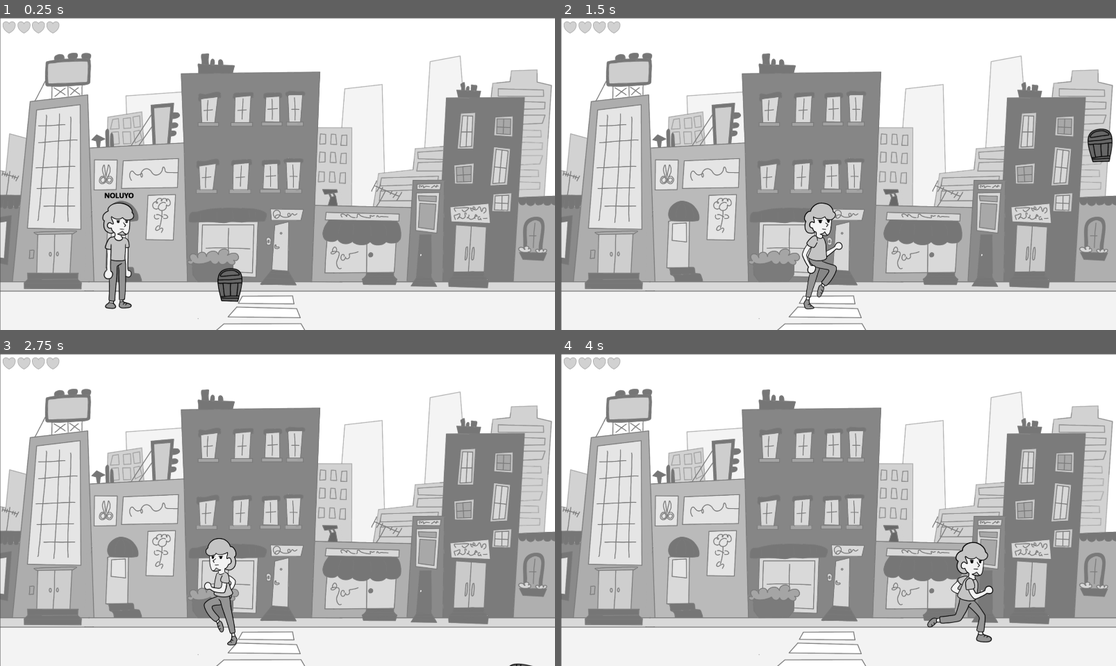
Above: before the commit, frames 1-4 (two rows, left to right).
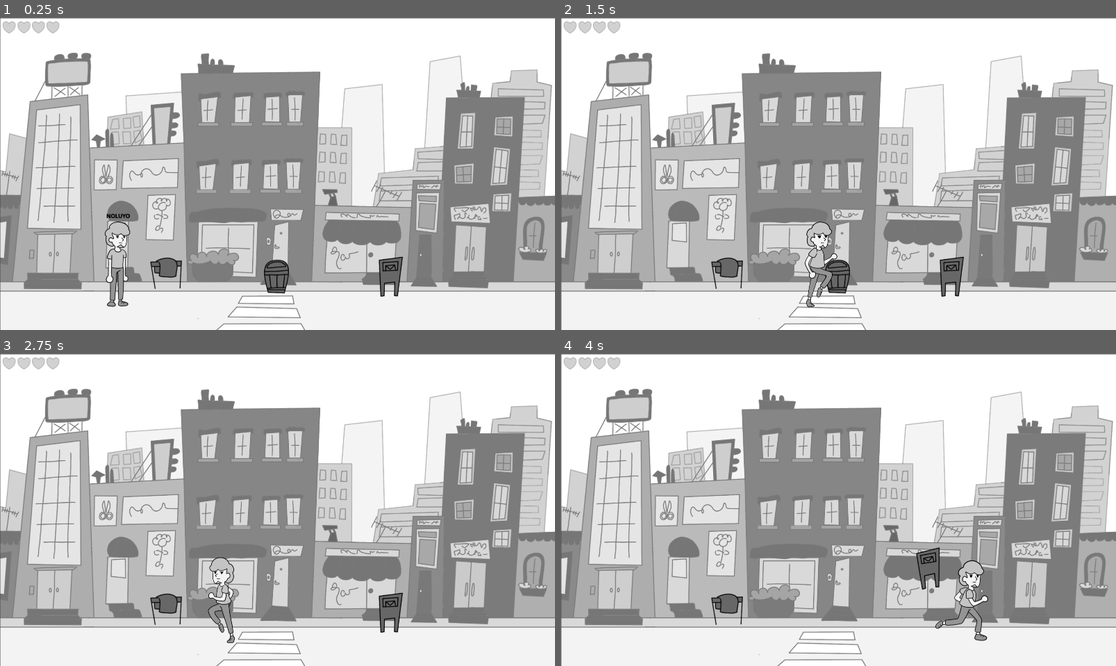
Above: after the commit, the same moments.

Repository: UmtiPako/Memoryless
Game: Godot game, scene res://Scenes/Places/dışarı/sokak_1.tscn
Two runs of this game, one before a commit and one after it. Both use one fixed random seed, a clock stepped at 60 frames per second and the inputs below. This scene is started directly instead of the project's main scene.
Inputs:
- Up to frame 1 (0.25 s): no input
- Up to frame 2 (1.5 s): tap Enter (ui_accept) at 0.5, 0.77 s; hold Right (ui_right) from 0.53 s (still down); tap Shift (Dash) at 0.6, 1.35 s
- Up to frame 3 (2.75 s): tap Enter (ui_accept) at 1.52 s; release Right (ui_right) at 2.03 s; hold Left (ui_left) from 2.03 s (still down); tap Shift (Dash) at 2.1 s
- Up to frame 4 (4 s): release Left (ui_left) at 2.78 s; hold Right (ui_right) from 2.78 s (still down); tap Shift (Dash) at 2.85, 3.6 s; tap Enter (ui_accept) at 3.02, 3.77 s

The runs differ from the first frame. In frame 1, 2.4% of the frame differs, in the area x 18-73%, y 55-94%; in frame 2, 2.4%; in frame 3, 1.7%; in frame 4, 1.7%.

Commit message:
Sokak sceneleri+proplar

Diff:
--- /dev/null
+++ b/Props/HavluAskılığı.tscn
@@ -0,0 +1,15 @@
+[gd_scene load_steps=3 format=3 uid="uid://cmik73bnmdtnk"]
+
+[ext_resource type="PackedScene" uid="uid://dwhkxegc4l62h" path="res://Props/propbase.tscn" id="1_qpxa3"]
+[ext_resource type="Texture2D" uid="uid://bhr2yi2rd6lg6" path="res://Scenes/Places/içeri/assets/HavluAskısı.png" id="2_xwt4f"]
+
+[node name="PropBase" instance=ExtResource("1_qpxa3")]
+
+[node name="CollisionShape2D" parent="." index="0"]
+position = Vector2(-1.5, -10.75)
+
+[node name="Sprite2D" parent="." index="1"]
+texture = ExtResource("2_xwt4f")
+
+[node name="CollisionShape2D2" parent="Area2D" index="0"]
+position = Vector2(0.5, -11.5)
--- /dev/null
+++ b/Props/KayganZemin.tscn
@@ -0,0 +1,16 @@
+[gd_scene load_steps=3 format=3 uid="uid://w1ytemwno1i1"]
+
+[ext_resource type="PackedScene" uid="uid://dwhkxegc4l62h" path="res://Props/propbase.tscn" id="1_162tc"]
+[ext_resource type="Texture2D" uid="uid://bw6gv0tbh7rof" path="res://Scenes/Places/içeri/assets/KayganTabela.png" id="2_k5wib"]
+
+[node name="PropBase" instance=ExtResource("1_162tc")]
+
+[node name="CollisionShape2D" parent="." index="0"]
+position = Vector2(-8.5, -2)
+
+[node name="Sprite2D" parent="." index="1"]
+texture = ExtResource("2_k5wib")
+
+[node name="CollisionShape2D2" parent="Area2D" index="0"]
+visible = false
+position = Vector2(-5.75, -4)
--- /dev/null
+++ b/Props/Makas.tscn
@@ -0,0 +1,15 @@
+[gd_scene load_steps=3 format=3 uid="uid://cvqo2npvvf3i1"]
+
+[ext_resource type="PackedScene" uid="uid://dwhkxegc4l62h" path="res://Props/propbase.tscn" id="1_fsvk2"]
+[ext_resource type="Texture2D" uid="uid://bym7k1gulagx5" path="res://Scenes/Places/içeri/assets/Scissors.png" id="2_5mrnk"]
+
+[node name="PropBase" instance=ExtResource("1_fsvk2")]
+
+[node name="CollisionShape2D" parent="." index="0"]
+position = Vector2(-3, 10.5)
+
+[node name="Sprite2D" parent="." index="1"]
+texture = ExtResource("2_5mrnk")
+
+[node name="CollisionShape2D2" parent="Area2D" index="0"]
+position = Vector2(0, 11)
--- /dev/null
+++ b/Props/posta.tscn
@@ -0,0 +1,15 @@
+[gd_scene load_steps=3 format=3 uid="uid://dx7glo2oy1iun"]
+
+[ext_resource type="PackedScene" uid="uid://dwhkxegc4l62h" path="res://Props/propbase.tscn" id="1_wfhj8"]
+[ext_resource type="Texture2D" uid="uid://dudakqf00twdt" path="res://Scenes/Places/dışarı/assets/PostaKutusu.png" id="2_h6yvu"]
+
+[node name="PropBase" instance=ExtResource("1_wfhj8")]
+
+[node name="CollisionShape2D" parent="." index="0"]
+visible = false
+
+[node name="Sprite2D" parent="." index="1"]
+texture = ExtResource("2_h6yvu")
+
+[node name="CollisionShape2D2" parent="Area2D" index="0"]
+position = Vector2(6, 0)
--- a/Props/propbase.tscn
+++ b/Props/propbase.tscn
@@ -1,10 +1,10 @@
 [gd_scene load_steps=4 format=3 uid="uid://dwhkxegc4l62h"]
 
 [ext_resource type="Script" uid="uid://cvro6ta85s8t8" path="res://Props/propbase.gd" id="1_30fwv"]
-[ext_resource type="Texture2D" uid="uid://csawtdke088hp" path="res://Scenes/Places/dışarı/assets/HiPaint_1748680385015.png" id="1_oky8h"]
+[ext_resource type="Texture2D" uid="uid://csawtdke088hp" path="res://Scenes/Places/dışarı/assets/CopKutusu.png" id="1_oky8h"]
 
 [sub_resource type="RectangleShape2D" id="RectangleShape2D_dh1f3"]
-size = Vector2(92, 126)
+size = Vector2(115, 117.5)
 
 [node name="PropBase" type="RigidBody2D"]
 collision_layer = 4
--- a/Scenes/Places/dışarı/sokak_1.tscn
+++ b/Scenes/Places/dışarı/sokak_1.tscn
@@ -1,8 +1,10 @@
-[gd_scene load_steps=4 format=3 uid="uid://ca2vy2ph6c3q4"]
+[gd_scene load_steps=6 format=3 uid="uid://ca2vy2ph6c3q4"]
 
 [ext_resource type="PackedScene" uid="uid://catujxkkpafh6" path="res://Scenes/Places/Sahne_0.tscn" id="1_u7xv0"]
-[ext_resource type="Texture2D" uid="uid://c5m8lpwu81q1n" path="res://Scenes/Places/dışarı/assets/HiPaint_1748680255937.png" id="2_3vkd7"]
+[ext_resource type="Texture2D" uid="uid://c5m8lpwu81q1n" path="res://Scenes/Places/dışarı/assets/SokakBg.png" id="2_3vkd7"]
 [ext_resource type="PackedScene" uid="uid://dwhkxegc4l62h" path="res://Props/propbase.tscn" id="3_yr05y"]
+[ext_resource type="PackedScene" uid="uid://dx7glo2oy1iun" path="res://Props/posta.tscn" id="4_vgvij"]
+[ext_resource type="PackedScene" uid="uid://cmik73bnmdtnk" path="res://Props/HavluAskılığı.tscn" id="5_jvxfm"]
 
 [node name="Sokak1" instance=ExtResource("1_u7xv0")]
 
@@ -10,7 +12,16 @@
 texture = ExtResource("2_3vkd7")
 
 [node name="PropBase" parent="." index="5" instance=ExtResource("3_yr05y")]
-position = Vector2(791, 925)
+position = Vector2(952, 896)
+
+[node name="The_Guy" parent="." index="6"]
+scale = Vector2(0.8, 0.8)
 
 [node name="NavigationRegion2D" parent="." index="7"]
 position = Vector2(1, 6)
+
+[node name="PropBase2" parent="." index="9" instance=ExtResource("4_vgvij")]
+position = Vector2(1347, 892)
+
+[node name="PropBase3" parent="." index="10" instance=ExtResource("5_jvxfm")]
+position = Vector2(575, 892)
--- /dev/null
+++ b/Scenes/Places/dışarı/sokak_2.tscn
@@ -0,0 +1,28 @@
+[gd_scene load_steps=6 format=3 uid="uid://b2ix2joog3230"]
+
+[ext_resource type="PackedScene" uid="uid://catujxkkpafh6" path="res://Scenes/Places/Sahne_0.tscn" id="1_8brxy"]
+[ext_resource type="Texture2D" uid="uid://c5m8lpwu81q1n" path="res://Scenes/Places/dışarı/assets/SokakBg.png" id="2_ieihe"]
+[ext_resource type="PackedScene" uid="uid://bif4i1b6swes2" path="res://People/Enemies/enemy.tscn" id="3_pcbnl"]
+[ext_resource type="PackedScene" uid="uid://dx7glo2oy1iun" path="res://Props/posta.tscn" id="4_kkypl"]
+[ext_resource type="PackedScene" uid="uid://dwhkxegc4l62h" path="res://Props/propbase.tscn" id="5_d7o8v"]
+
+[node name="Sahne0" instance=ExtResource("1_8brxy")]
+
+[node name="bg" parent="." index="0"]
+texture = ExtResource("2_ieihe")
+
+[node name="Enemy" parent="." index="5" instance=ExtResource("3_pcbnl")]
+position = Vector2(1151, 933)
+scale = Vector2(0.8, 0.8)
+
+[node name="The_Guy" parent="." index="6"]
+scale = Vector2(0.8, 0.8)
+
+[node name="PropBase" parent="." index="9" instance=ExtResource("4_kkypl")]
+position = Vector2(158, 879)
+
+[node name="PropBase2" parent="." index="10" instance=ExtResource("5_d7o8v")]
+position = Vector2(1653, 886)
+
+[node name="PropBase3" parent="." index="11" instance=ExtResource("5_d7o8v")]
+position = Vector2(1349, 888)
--- /dev/null
+++ b/Scenes/Places/dışarı/sokak_3.tscn
@@ -0,0 +1,52 @@
+[gd_scene load_steps=5 format=3 uid="uid://cmvy0mbku0nfj"]
+
+[ext_resource type="PackedScene" uid="uid://catujxkkpafh6" path="res://Scenes/Places/Sahne_0.tscn" id="1_7815p"]
+[ext_resource type="Texture2D" uid="uid://c5m8lpwu81q1n" path="res://Scenes/Places/dışarı/assets/SokakBg.png" id="2_fxnbq"]
+[ext_resource type="PackedScene" uid="uid://bif4i1b6swes2" path="res://People/Enemies/enemy.tscn" id="3_fxnbq"]
+[ext_resource type="PackedScene" uid="uid://dwhkxegc4l62h" path="res://Props/propbase.tscn" id="3_pftrp"]
+
+[node name="Sahne0" instance=ExtResource("1_7815p")]
+
+[node name="bg" parent="." index="0"]
+texture = ExtResource("2_fxnbq")
+
+[node name="Enemy" parent="." index="5" instance=ExtResource("3_fxnbq")]
+position = Vector2(1142, 388)
+scale = Vector2(0.8, 0.8)
+
+[node name="Enemy2" parent="." index="6" instance=ExtResource("3_fxnbq")]
+position = Vector2(1660, 728)
+scale = Vector2(0.8, 0.8)
+
+[node name="The_Guy" parent="." index="7"]
+scale = Vector2(0.8, 0.8)
+
+[node name="PropBase" parent="." index="10" instance=ExtResource("3_pftrp")]
+position = Vector2(835, 914)
+
+[node name="PropBase2" parent="." index="11" instance=ExtResource("3_pftrp")]
+position = Vector2(948, 914)
+
+[node name="PropBase3" parent="." index="12" instance=ExtResource("3_pftrp")]
+position = Vector2(1064, 923)
+
+[node name="PropBase4" parent="." index="13" instance=ExtResource("3_pftrp")]
+position = Vector2(1194, 928)
+
+[node name="PropBase5" parent="." index="14" instance=ExtResource("3_pftrp")]
+position = Vector2(899, 813)
+
+[node name="PropBase6" parent="." index="15" instance=ExtResource("3_pftrp")]
+position = Vector2(1022, 811)
+
+[node name="PropBase7" parent="." index="16" instance=ExtResource("3_pftrp")]
+position = Vector2(1146, 809)
+
+[node name="PropBase8" parent="." index="17" instance=ExtResource("3_pftrp")]
+position = Vector2(967, 683)
+
+[node name="PropBase9" parent="." index="18" instance=ExtResource("3_pftrp")]
+position = Vector2(1097, 683)
+
+[node name="PropBase10" parent="." index="19" instance=ExtResource("3_pftrp")]
+position = Vector2(1040, 558)
Renamed: Scenes/Places/dışarı/assets/HiPaint_1748680385015.png -> Scenes/Places/dışarı/assets/CopKutusu.png
Not shown, changed: Scenes/Places/dışarı/assets/CopKutusu.png.import
Renamed: Scenes/Places/dışarı/assets/HiPaint_1748680386383.png -> Scenes/Places/dışarı/assets/PostaKutusu.png
Not shown, changed: Scenes/Places/dışarı/assets/PostaKutusu.png.import
Renamed: Scenes/Places/dışarı/assets/HiPaint_1748680255937.png -> Scenes/Places/dışarı/assets/SokakBg.png
Not shown, changed: Scenes/Places/dışarı/assets/SokakBg.png.import
Renamed: Scenes/Places/içeri/assets/HiPaint_1748690447467.png -> Scenes/Places/içeri/assets/BerberSalonu.png
Not shown, changed: Scenes/Places/içeri/assets/BerberSalonu.png.import
Renamed: Scenes/Places/içeri/assets/HiPaint_1748680384074.png -> Scenes/Places/içeri/assets/HavluAskısı.png
Not shown, changed: Scenes/Places/içeri/assets/HavluAskısı.png.import
Renamed: Scenes/Places/içeri/assets/HiPaint_1748680387643.png -> Scenes/Places/içeri/assets/KayganTabela.png
Not shown, changed: Scenes/Places/içeri/assets/KayganTabela.png.import
